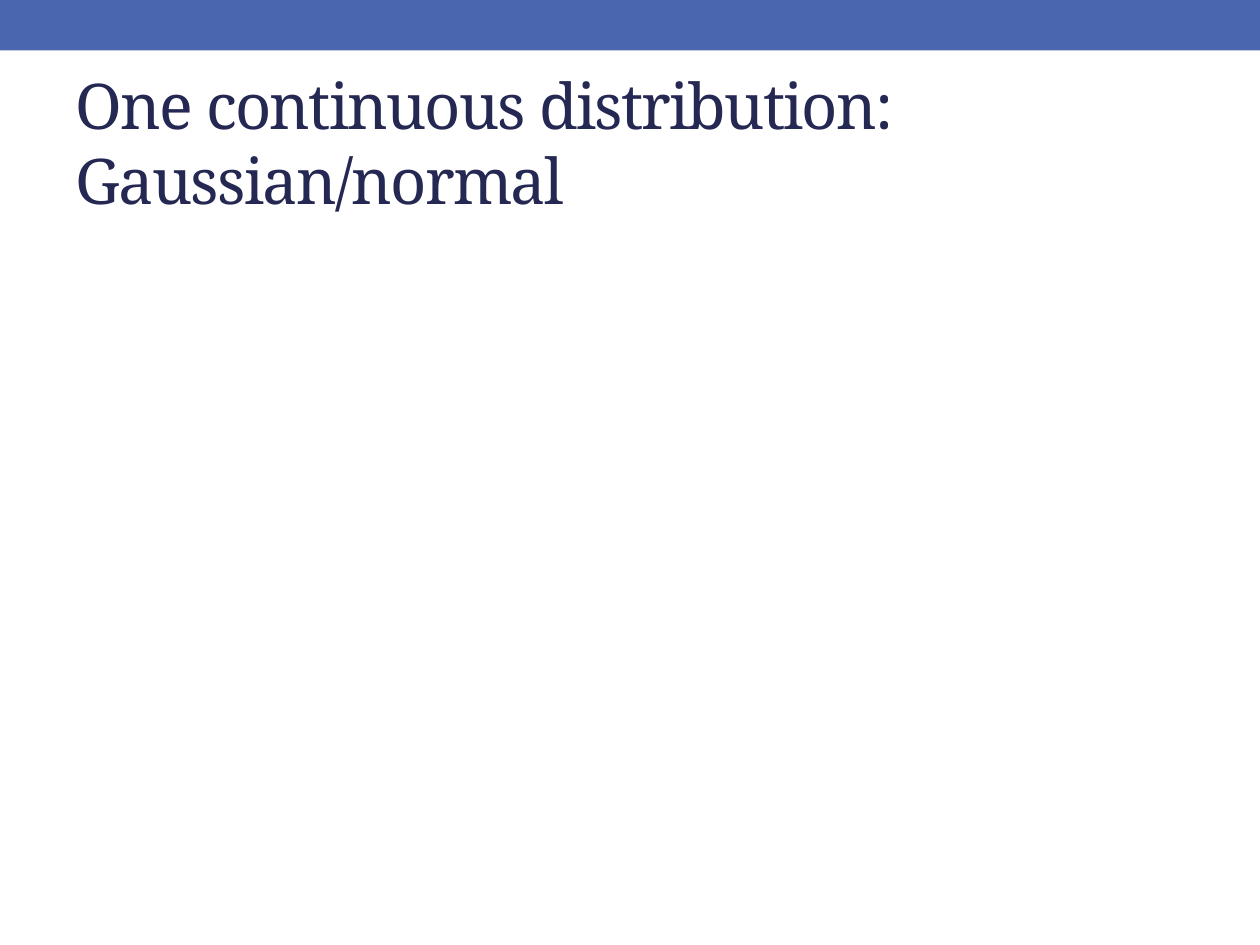
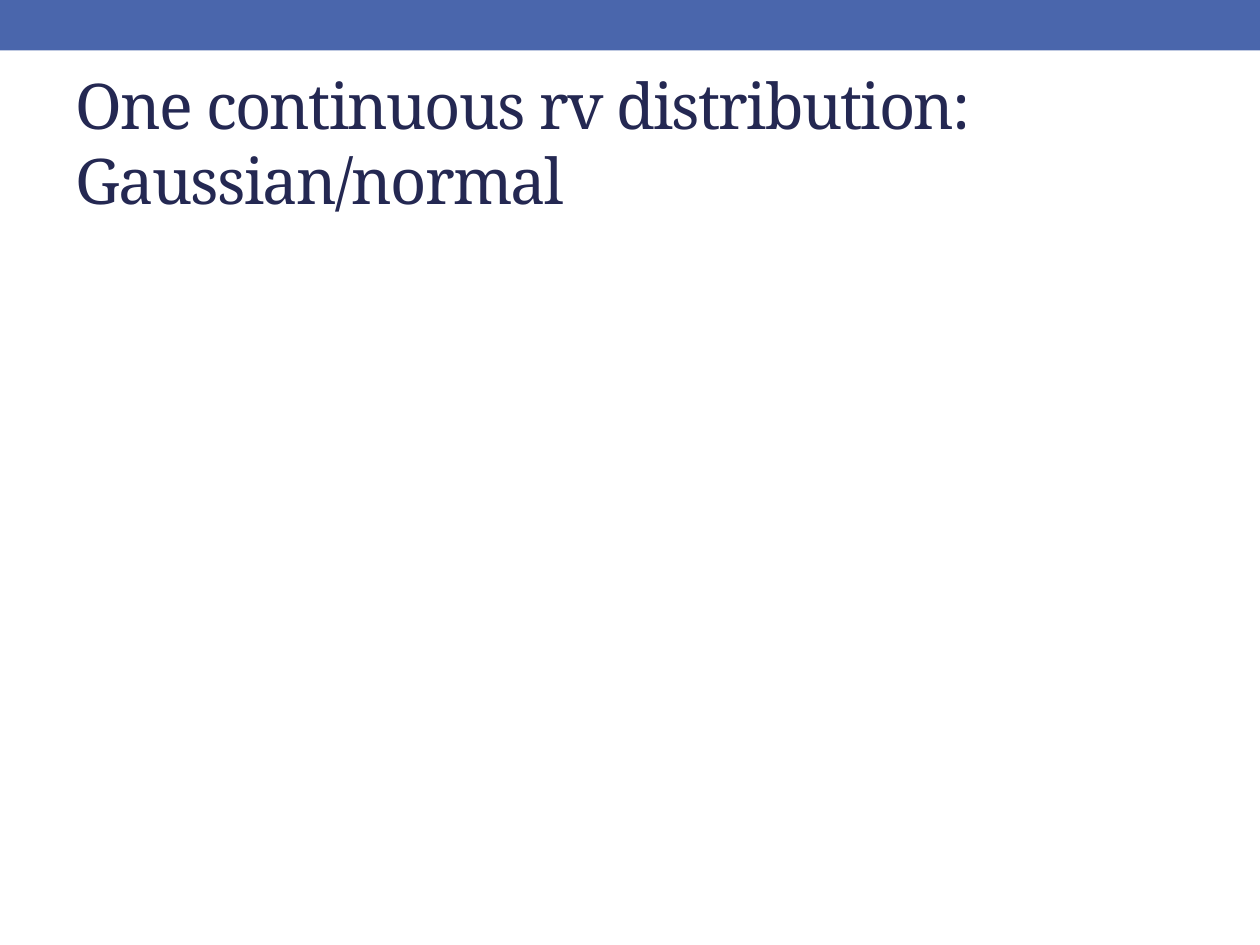
Before and after one commit to rebeccal/ohsu-math630, a slide deck: slide 7 of slides/cm033.pptx. Drawn at 1260x945 pixels with LibreOffice and Linux fonts; fonts in the diff are those of the drawing; grey boxes stand for pictures. Boxes give left, top, right and bottom in pixels: in the first picture for what was removed or moved away, otherwise in the second. Text is boxed around its words. In the diff, an @@ line names an element or a change of style, - is before the commit and + after.

```diff
--- a/slides/cm033.pptx
+++ b/slides/cm033.pptx
@@ title at (76,81,971,212): text changed @@
-One continuous distribution: Gaussian/normal
+One continuous rv distribution: Gaussian/normal
```
Also in this commit, not shown: 3 other slides changed, 6 other files.
